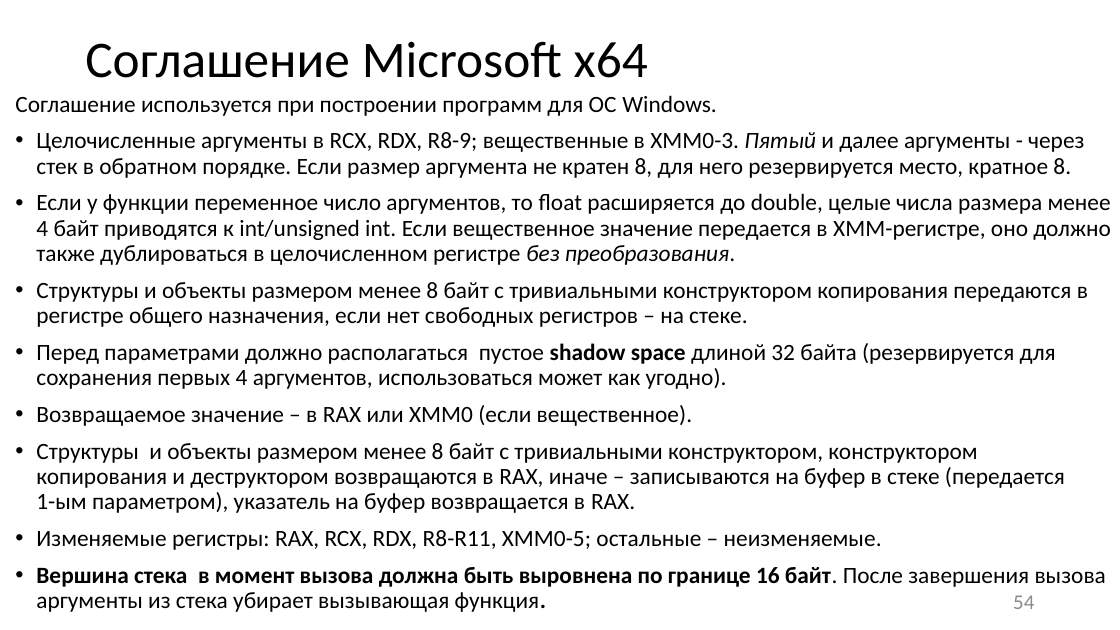
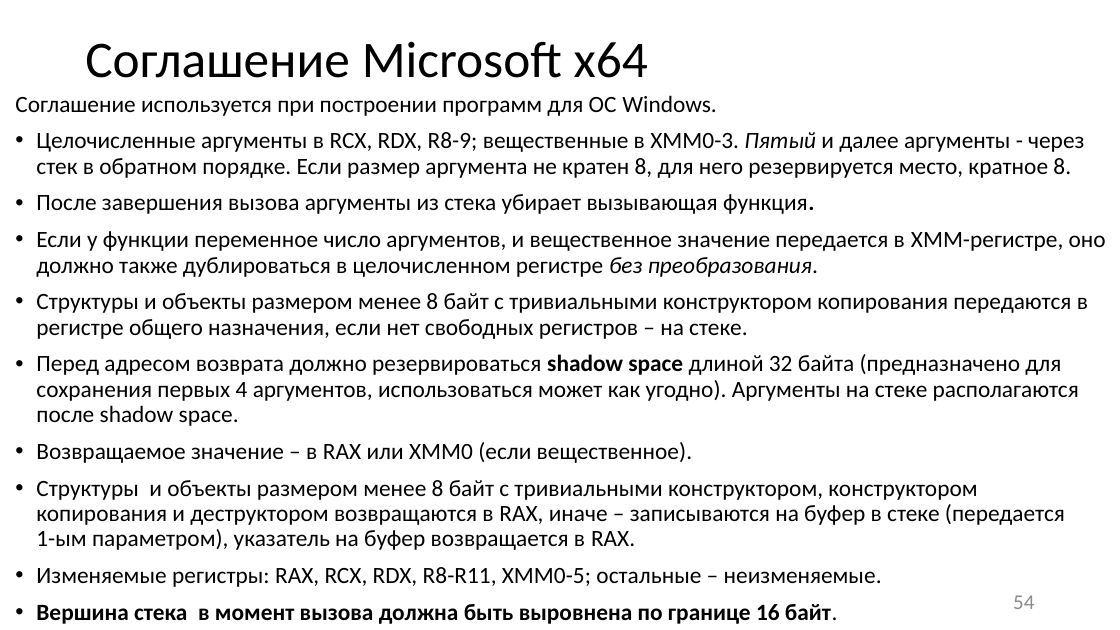
Before and after one commit to itsecd/low-level-programming, a slide deck: slide 54 of Lectures/3.Calling_conventions/Lecture3.pptx. Drawn at 1120x630 pixels with LibreOffice and Linux fonts; fonts in the diff are those of the drawing. Boxes give left, top, right and bottom in pixels: in the first picture for what was removed or moved away, otherwise in the second. Text is boxed around its words. In the diff, an @@ line names an element or a change of style, - is before the commit and + after.

```diff
--- a/Lectures/3.Calling_conventions/Lecture3.pptx
+++ b/Lectures/3.Calling_conventions/Lecture3.pptx
@@ text at (36,194,1106,277): text changed @@
-• Если у функции переменное число аргументов, то float расширяется до double, целые числа размера менее 4 байт приводятся к int/unsigned int. Если вещественное значение передается в XMM-регистре, оно должно также дублироваться в целочисленном регистре без преобразования.
+• После завершения вызова аргументы из стека убирает вызывающая функция.
+• Если у функции переменное число аргументов, и вещественное значение передается в XMM-регистре, оно должно также дублироваться в целочисленном регистре без преобразования.
@@ text at (36,354,1079,426): text changed @@
-• Перед параметрами должно располагаться пустое shadow space длиной 32 байта (резервируется для сохранения первых 4 аргументов, использоваться может как угодно).
+• Перед адресом возврата должно резервироваться shadow space длиной 32 байта (предназначено для сохранения первых 4 аргументов, использоваться может как угодно). Аргументы на стеке располагаются после shadow space.
@@ text at (36,604,838,624): text changed; bold on @@
-• Вершина стека в момент вызова должна быть выровнена по границе 16 байт. После завершения вызова аргументы из стека убирает вызывающая функция.
+• Вершина стека в момент вызова должна быть выровнена по границе 16 байт.
```
Also in this commit, not shown: 2 other slides changed, 1 slide added, 5 other files.
